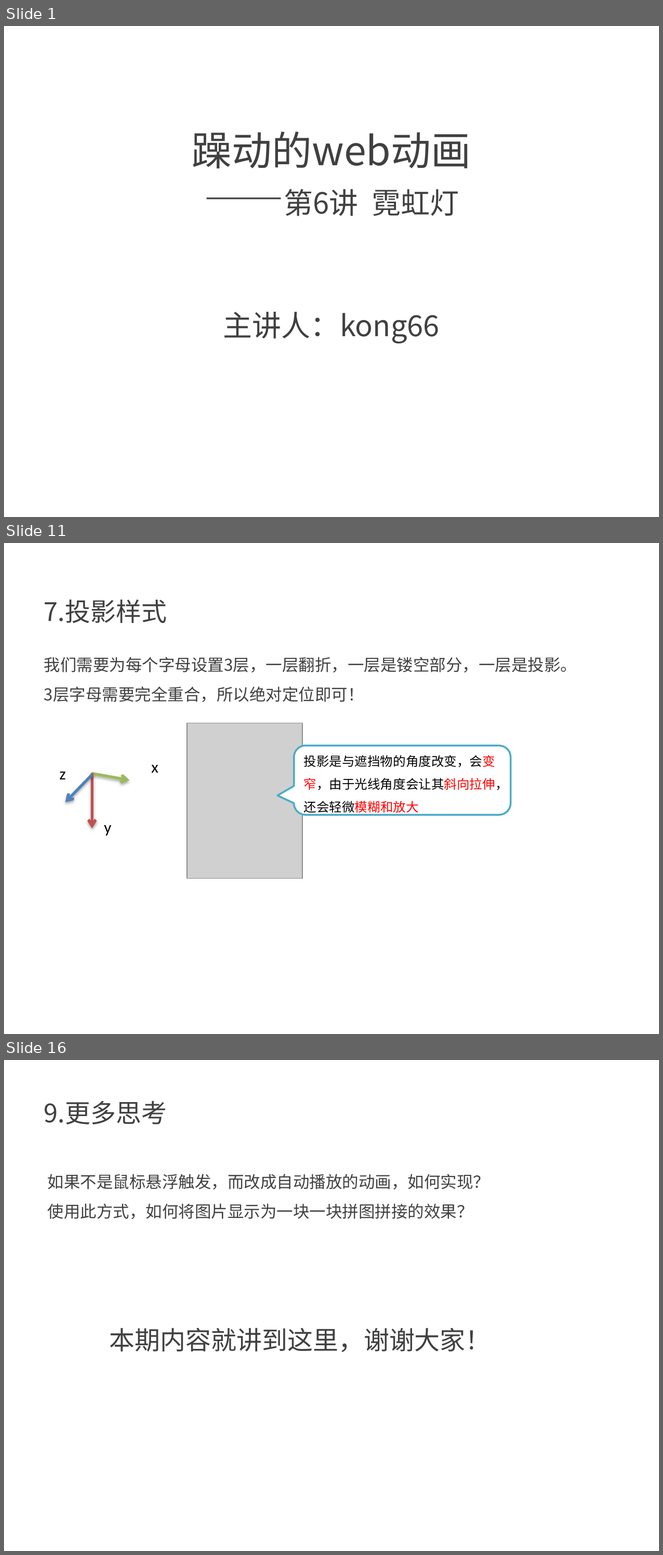
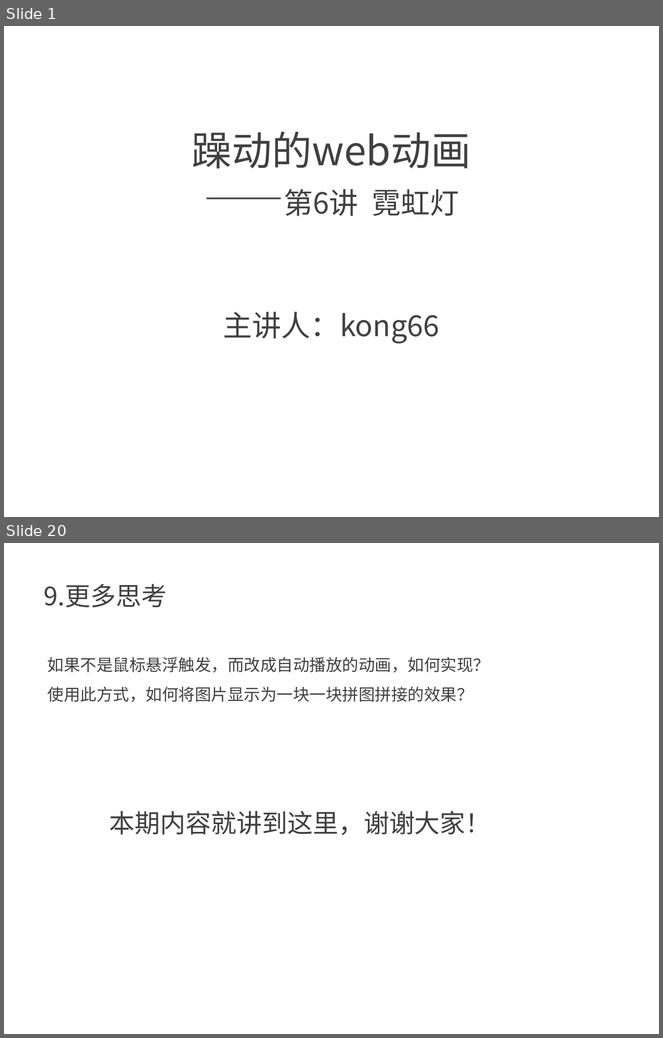
Before and after one commit to kong66/webAni, a slide deck: 6-neon/neon.pptx. Shown one above the other, each under a label of ours: slides 1, 11 and 16 before the commit, slides 1 and 20 after it; the slides between them are not shown. The pictures are 663x1555 and 663x1038 pixels, drawn with LibreOffice and Linux fonts; fonts in the diff are those of the drawing; grey boxes stand for pictures. Boxes give left, top, right and bottom in pixels: in the first picture for what was removed or moved away, otherwise in the second. Text is boxed around its words. In the diff, an @@ line names an element or a change of style, - is before the commit and + after.

```diff
--- a/6-neon/neon.pptx
+++ b/6-neon/neon.pptx
@@ slide 11 removed at (x1=4, y1=543, x2=659, y2=1034), background #FFFFFF @@
@@ text removed at (x1=44, y1=600, x2=167, y2=623) @@
-7.投影样式
@@ text removed at (x1=44, y1=657, x2=577, y2=702) @@
-我们需要为每个字母设置3层，一层翻折，一层是镂空部分，一层是投影。
-3层字母需要完全重合，所以绝对定位即可！
@@ picture removed at (x1=188, y1=723, x2=303, y2=879) @@
@@ rounded speech box removed at (x1=294, y1=745, x2=511, y2=815) @@
-投影是与遮挡物的角度改变，会变窄，由于光线角度会让其斜向拉伸，还会轻微模糊和放大
@@ text removed at (x1=60, y1=772, x2=66, y2=780) @@
-z
@@ arrow removed from (92, 775) to (65, 802) @@
@@ arrow removed from (91, 774) to (130, 780) @@
@@ arrow removed from (92, 774) to (92, 828) @@
@@ text removed at (x1=151, y1=765, x2=158, y2=773) @@
-x
@@ text removed at (x1=104, y1=825, x2=111, y2=836) @@
-y
@@ what was slide 16 is now slide 20 @@
```
Also in this commit, not shown: 4 slides changed, 14 slides added, 9 other slides removed, 1 other file.
